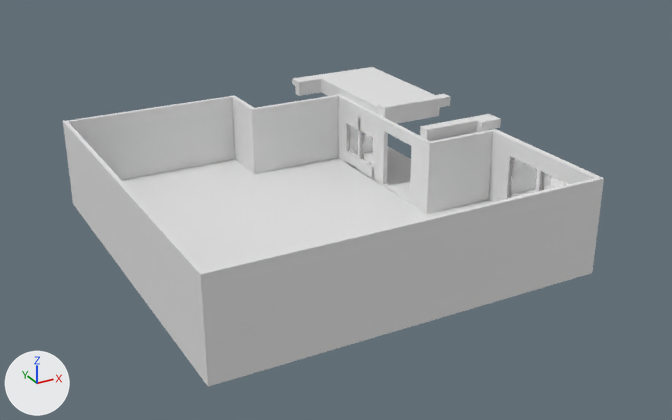
An edit to the Blender file Assets/House.blend, drawn before and after from the same camera.
Camera for both pictures: a 50 mm lens placed at (-120.7, -161.0, 82.5), pointed at (-38.1, -10.7, 7.4). The lights are fixed; the arrows at lower left show +X, +Y and +Z. The picture after the commit comes second.

Objects in the first picture: 'Front porch', 'Glass', 'House', 'LFront roof holder', 'RRoof holder/front porch roof' and 1 more.
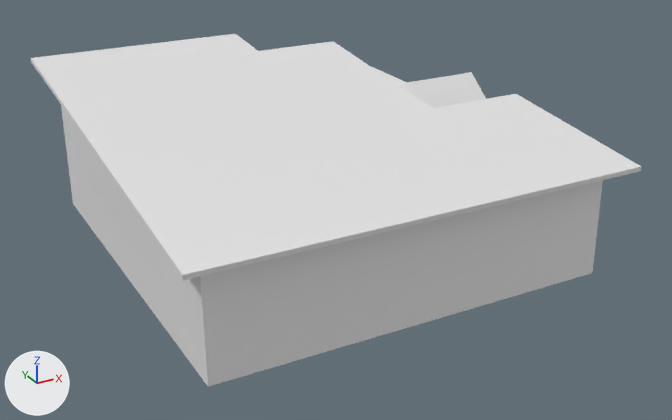
Pixel boxes [x1, y1, x2, y2] of what changed, in the pictures (672 x 420 px; the box of a moved part takes in the faces that stretch with it):
'House', reshaped: before [63, 94, 604, 387]; after [61, 105, 603, 387]
'roof level one', added: after [31, 34, 641, 280]
'Roof', shown: after [400, 72, 486, 108]
'LFront roof holder', hidden: before [420, 114, 501, 141]
part 1 of me_cube_014, built on: before [292, 79, 340, 96]
part 2 of me_cube_024, moved or reshaped: before [63, 94, 604, 302]; after [61, 105, 603, 302]

Edits to the bpy script that builds the scene:
```text
Change me_cube_014:
    used by ob_rroof_holder_front_porch_roof; location = (-4.5, 19.4, 18.5)
    remove me_cube_014.from_pydata(...)  # 84 vertices, 82 faces; spans x -19.5..3.9, y -15.5..17.3, z -1.0..3.1
    add me_cube_014.from_pydata(...)  # 98 vertices, 96 faces; spans x -35.5..3.9, y -15.5..17.3, z -1.0..3.1
    me_cube_014 part 1
    5 faces are deleted
    6 vertices are added at (-35.4, 13.8, -1.0), (-35.4, 13.8, 1.0), (-35.4, 13.8, 2.4), (-35.4, 4.6, 1.0), (-35.4, 4.6, 2.4), (-35.4, 4.6, -1.0)
    8 new vertices lie (-16.0, 0.0, 0.0) away from vertices in x -19.5, y 13.8..17.3, z -1.0..2.4
    19 new faces join them
Change me_cube_024:
    used by ob_house; location = (-2.8, -14.6, 1.1)
    remove me_cube_024.from_pydata(...)  # 328 vertices, 322 faces; spans x -77.2..1.0, y -31.4..49.7, z -1.0..18.5
    add me_cube_024.from_pydata(...)  # 328 vertices, 322 faces; spans x -77.2..1.0, y -31.4..49.7, z -1.0..30.2
    me_cube_024 part 2: 117 of 328 vertices moved; they spanned x -77.2..1.0, y -31.4..49.7, z 2.9..18.5 and now span x -77.2..1.0, y -31.1..49.4, z 2.9..30.2; mean shift (0.0, -0.1, 5.3); largest move (1.0, -15.4, 2.9) -> (1.0, -30.5, 2.9)
Add me_cube_021:
    me_cube_021.from_pydata(...)  # 26 vertices, 24 faces; spans x -84.0..3.0, y -73.9..16.1, z 21.4..32.7
Change ob_lfront_roof_holder:
    add ob_lfront_roof_holder.hide_set(True)
Change ob_roof:
    remove ob_roof.hide_set(True)
Add ob_roof_level_one:
    ob_roof_level_one = bpy.data.objects.new('roof level one', me_cube_021)
    ob_roof_level_one.location = (0.0, 24.0, 0.0)
```
